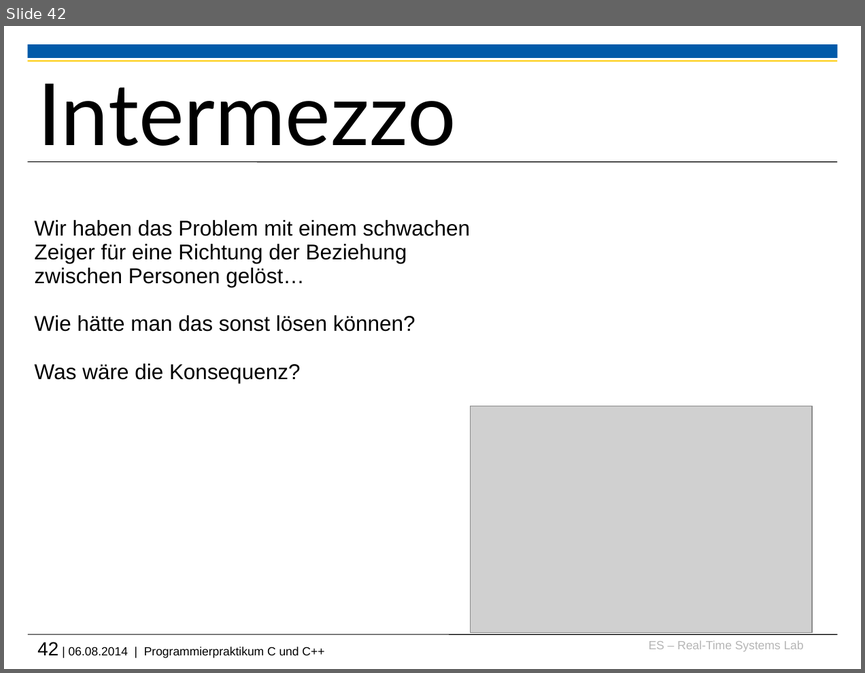
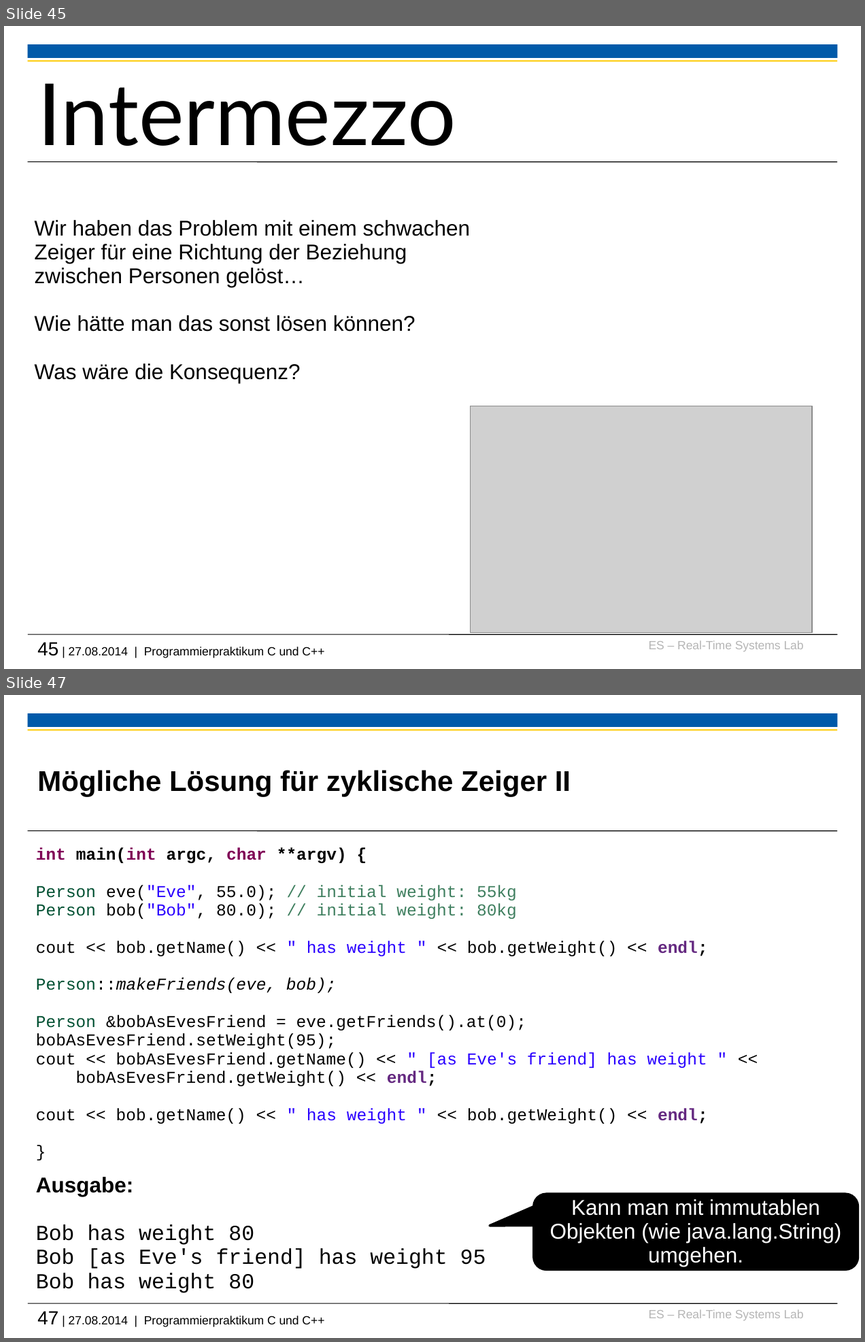
Before and after one commit to h82k/tud-cppp, a slide deck: Vorlesung/2 Speicherverwaltung.pptx. Shown one above the other, each under a label of ours: slide 42 before the commit, slides 45 and 47 after it; the slides between them are not shown. The pictures are 865x673 and 865x1342 pixels, drawn with LibreOffice and Linux fonts; fonts in the diff are those of the drawing; grey boxes stand for pictures; background and template pictures are left out. Boxes give left, top, right and bottom in pixels: in the first picture for what was removed or moved away, otherwise in the second. Text is boxed around its words. In the diff, an @@ line names an element or a change of style, - is before the commit and + after.

```diff
--- a/Vorlesung/2 Speicherverwaltung.pptx
+++ b/Vorlesung/2 Speicherverwaltung.pptx
@@ slide 47 added at [4,695,861,1338], background #FFFFFF; not listed: 6 template elements that a slide beside it also shows @@
@@ title added at [37,770,570,797], 24 pt, text #000000, bold @@
+Mögliche Lösung für zyklische Zeiger II
@@ text added at [36,847,708,1123], 14 pt, text #000000 @@
+int main(int argc, char **argv) {
+Person eve("Eve", 55.0); // initial weight: 55kg
+Person bob("Bob", 80.0); // initial weight: 80kg
+cout << bob.getName() << " has weight " << bob.getWeight() << endl;
+Person::makeFriends(eve, bob);
+Person &bobAsEvesFriend = eve.getFriends().at(0);
+bobAsEvesFriend.setWeight(95);
+cout << bobAsEvesFriend.getName() << " [as Eve's friend] has weight " <<
+bobAsEvesFriend.getWeight() << endl;
+cout << bob.getName() << " has weight " << bob.getWeight() << endl;
+}
@@ text added at [36,1176,486,1293], 18 pt, text #000000 @@
+Ausgabe:
+Bob has weight 80
+Bob [as Eve's friend] has weight 95
+Bob has weight 80
@@ rounded speech box added at [534,1193,857,1269], fill #000000, outline #000000 2 pt, 18 pt, text #FFFFFF @@
+Kann man mit immutablen Objekten (wie java.lang.String) umgehen.
@@ what was slide 42 is now slide 45 @@
@@ text at [37,641,324,658]: text changed @@
-42 | 06.08.2014 | Programmierpraktikum C und C++
+45 | 27.08.2014 | Programmierpraktikum C und C++
```
Also in this commit, not shown: 2 slides changed, 4 other slides added, 1 slide removed, 5 other files.
